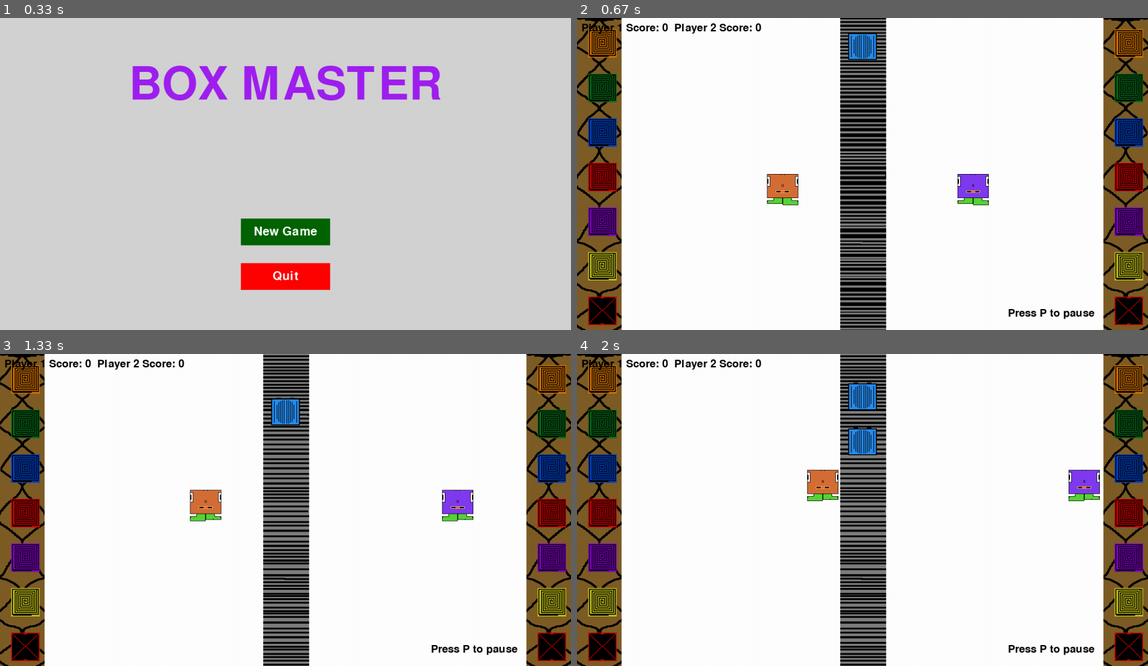
Above: before the commit, frames 1-4 (two rows, left to right).
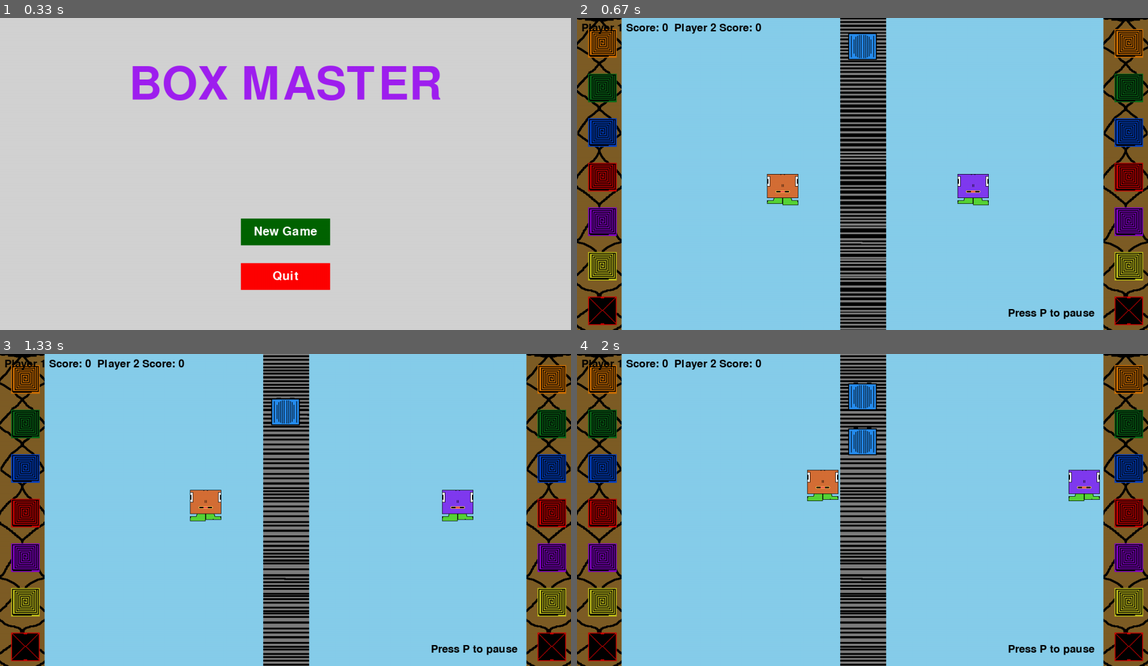
Above: after the commit, the same moments.

Repository: michlima/pygame-project
Game: pygame game, started from main.py
Two runs of this game, one before a commit and one after it. Both use one fixed random seed, a clock stepped at 60 frames per second and the inputs below.
Inputs (mouse positions are in pixels of both pictures, inside the frame that each line leads up to):
- Up to frame 1 (0.33 s): no input
- Up to frame 2 (0.67 s): click "New Game" at 0.38 s
- Up to frame 3 (1.33 s): hold Right 0.67-1.13 s; move the mouse to (262, 522) at 0.7 s; hold Up from 1.17 s (still down); hold W from 1.17 s (still down)
- Up to frame 4 (2 s): release Up at 1.47 s; release W at 1.47 s; hold Right 1.5-1.97 s; hold D 1.5-1.97 s

Frame 1 is identical in both runs. In frame 2, 75% of the frame differs, in the area x 7-93%, y 0-100%; in frame 3, 75%; in frame 4, 75%.

Commit message:
audio + background image

Diff:
--- a/main.py
+++ b/main.py
@@ -143,7 +143,7 @@
         start_button = pygame.Rect(screen.get_width() / 2 - 100, 450, 200, 60)
         start_button_clicked = all_buttons(screen, start_button, "New Game", None, 40, "darkgreen", "white")
 
-        #to add quit button
+
         quit_button = pygame.Rect(screen.get_width() / 2 - 100, 550, 200, 60)
         quit_button_clicked = all_buttons(screen, quit_button, "Quit", None, 40, "red", "white")
 
@@ -202,9 +202,13 @@
     pygame.init()
     screen = pygame.display.set_mode((1280, 700))
     clock = pygame.time.Clock()
+
     main_menu(screen)#call main menu
     paused = False #to call pause menu later
     running = True
+    pygame.mixer.music.load("BEAT.mp3")  # Replace with the correct path to your music file
+    pygame.mixer.music.set_volume(0.5)  # Set the volume (optional)
+    pygame.mixer.music.play(-1, 0.0)  # Loop the music indefinitely
 
     dt, count, running, queuedBoxes = 0 , 100, True, []
     playerAnimationToggle = True
@@ -229,7 +233,7 @@
     conveyerSwitch = True
     # while game is running
     while running:
-        screen.fill("white")
+        screen.fill("skyblue")
         ## draw coveyer table
 
         drawScreenObjects(screen, conveyerSwitch)
Binary file added: Image.jpg
Not shown, added: BEAT.mp3
